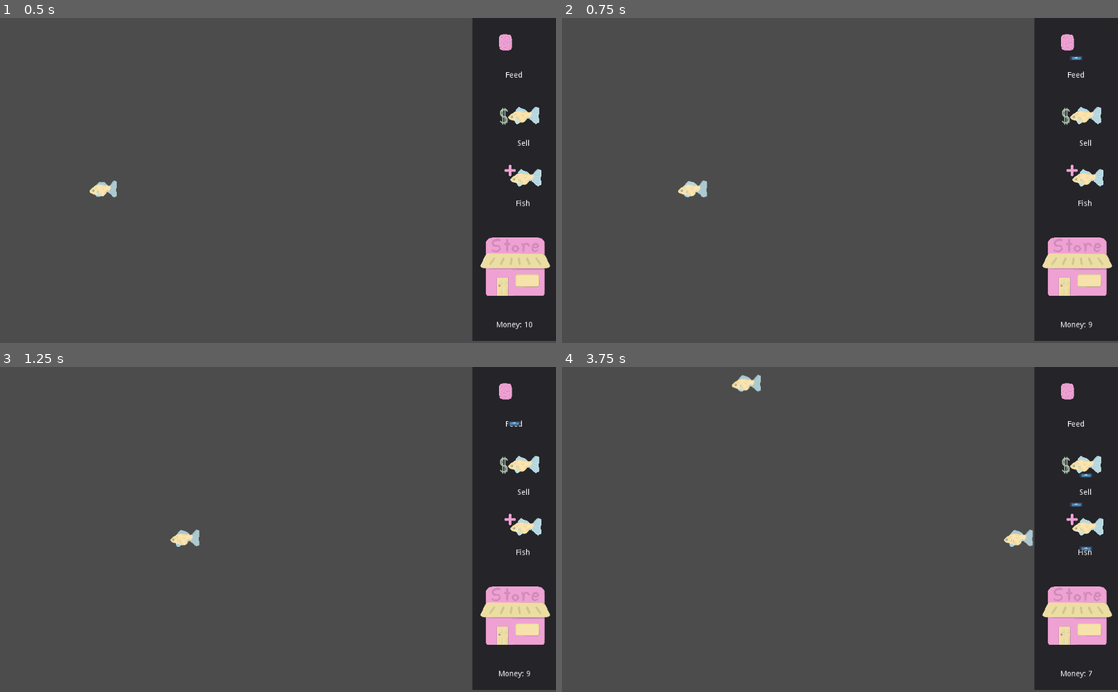
Above: before the commit, frames 1-4 (two rows, left to right).
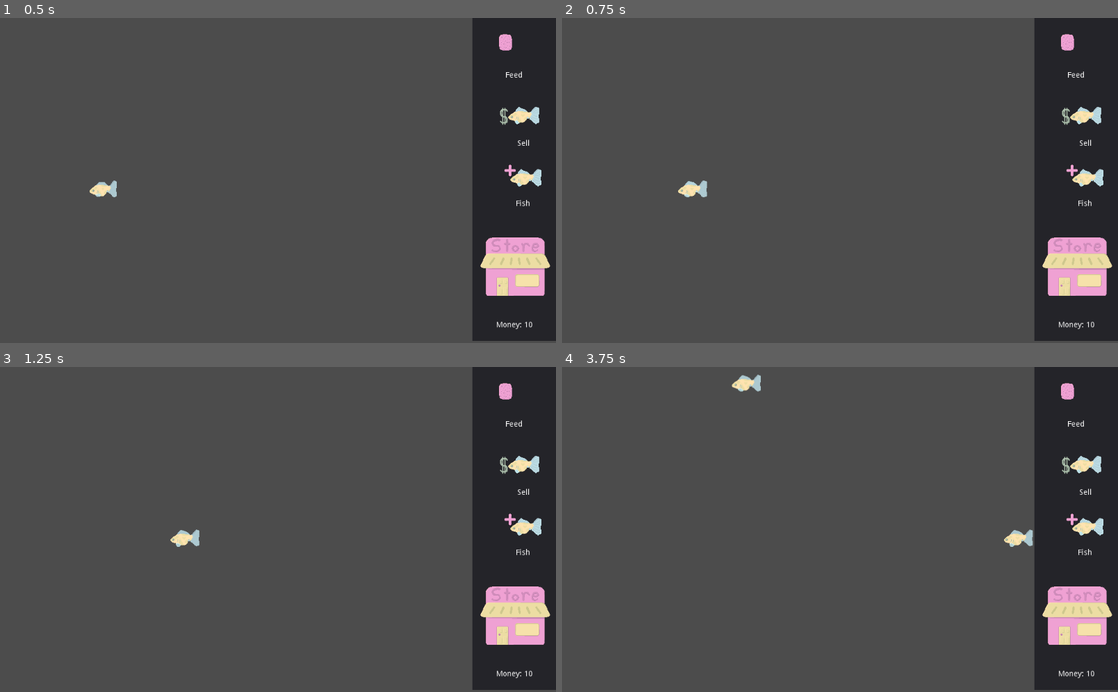
Above: after the commit, the same moments.

Repository: Struckdown/oohgamejam2020
Game: Godot game, scene res://Scenes/World.tscn
Same seed, same stepped clock (60 frames per second), same inputs: the game is played once before the commit and once after it. The engine's default icon, where the game draws it, is replaced by a stand-in: a white triangle on a blue panel in a dark square.
Inputs:
- Up to frame 1 (0.5 s): no input
- Up to frame 2 (0.75 s): click "Feed" at 0.5 s
- Up to frame 3 (1.25 s): no input
- Up to frame 4 (3.75 s): click "Sell" at 1.25 s; click "Fish" at 2 s; click "Feed" at 2.75 s; click "Sell" at 3.5 s

Frame 1 is identical in both runs. In frame 2, 0.1% of the frame differs, in the area x 89-96%, y 11-96%; in frame 3, 0.1%; in frame 4, 0.2%, in the area x 89-96%, y 32-96%.

Commit message:
Finished selling fish

Diff:
--- a/src/Scenes/Fish.tscn
+++ b/src/Scenes/Fish.tscn
@@ -71,3 +71,4 @@
 shape = SubResource( 10 )
 [connection signal="area_entered" from="." to="." method="_on_Fish_area_entered"]
 [connection signal="area_entered" from="eat_area" to="eat_area" method="_on_eat_area_area_entered"]
+[connection signal="input_event" from="eat_area" to="." method="_on_eat_area_input_event"]
--- a/src/Scenes/StoreUI.tscn
+++ b/src/Scenes/StoreUI.tscn
@@ -11,6 +11,7 @@
 [node name="StoreUI" type="Control"]
 anchor_right = 1.0
 anchor_bottom = 1.0
+mouse_filter = 2
 script = ExtResource( 2 )
 __meta__ = {
 "_edit_use_anchors_": false
--- a/src/Scripts/Fish.gd
+++ b/src/Scripts/Fish.gd
@@ -55,3 +55,11 @@
 
 func end_chase():
 	chase_flag = 0
+
+
+func _on_eat_area_input_event(viewport, event, shape_idx):
+	if event is InputEventMouseButton:
+		if not(event.pressed and event.button_index == 1):	# Return if not left click
+			return
+		print("Clicked fish")
+		GameManager.requestSellFish(self)
--- a/src/Scripts/GameManager.gd
+++ b/src/Scripts/GameManager.gd
@@ -6,6 +6,7 @@
 var rng = RandomNumberGenerator.new()
 var MAX_SCREEN_WIDTH = 600
 var mouseManager = null
+var storeUI
 
 # Called when the node enters the scene tree for the first time.
 func _ready():
@@ -17,6 +18,7 @@
 			fishArray.append(child)
 	var world = get_tree().get_root().find_node("World", true, false)
 	mouseManager = world.find_node("MouseManager")
+	storeUI = world.find_node("StoreUI")
 
 
 # Called every frame. 'delta' is the elapsed time since the previous frame.
@@ -37,6 +39,13 @@
 	fishArray.append(fish)
 
 
+func requestSellFish(fish):
+	mouseManager.requestSell(fish)
+
 func sellFish(fish):
 	currency += 10 # TODO replace with fish worth
 	fish.queue_free()
+	updateUI()
+
+func updateUI():
+	storeUI.updateUI()
--- a/src/Scripts/MouseManager.gd
+++ b/src/Scripts/MouseManager.gd
@@ -7,14 +7,16 @@
 func _ready():
 	mouseState = mouseStates.FEED
 
-func _input(event):
+func _unhandled_input(event):
 	# Mouse in viewport coordinates
+
 	if event is InputEventMouseButton:
 		if not(event.pressed and event.button_index == 1):	# Return if not left click
 			return
 		#IF VALID POSITION #TODO
 		match mouseState:
 			mouseStates.SELLING:
+				pass
 				var fish = getOverlappingFish(event.position)
 				if fish != null:
 					GameManager.sell(fish)
@@ -23,7 +25,7 @@
 					spawnPellet(event.position)
 			_:
 				print("Invalid mouse state")
-		updateUI()
+		GameManager.updateUI()
 
    #elif event is InputEventMouseMotion:
 	#   print("Mouse Motion at: ", event.position)
@@ -53,9 +55,6 @@
 	pellet.position = location
 
 
-func updateUI():
-	get_parent().find_node("StoreUI").updateUI()
-
 func setMouseState(state):
 	match state:
 		"sell":
